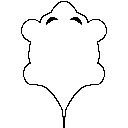
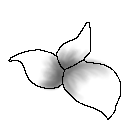
The second 128 × 128 image is a revision of the first. Changes to its layers:
hid "Layer 11" over box(21, 1, 107, 128)
added group "PlantSprite" with 30 layers above "Group 1 copy" over box(8, 22, 121, 120)
added group "Group 3" with 5 layers in group "PlantSprite" over box(8, 22, 121, 120)
added layer "Layer 16" in group "Group 3" over box(56, 22, 91, 70)
added layer "Layer 23" in group "Group 3" over box(8, 49, 65, 89)
added layer "Layer 29" in group "Group 3" over box(62, 60, 121, 120)
added layer "Layer 35" in group "Group 3" over box(36, 43, 114, 102)
added layer "Layer 34" in group "Group 3" over box(10, 23, 120, 118)
